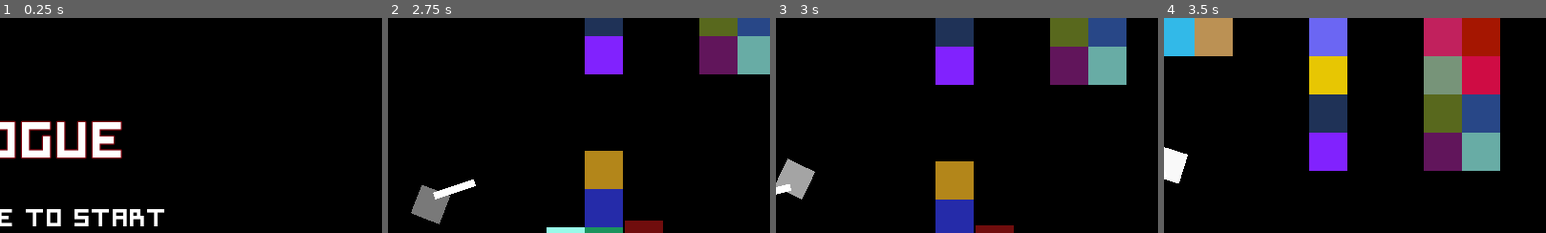
Above: before the commit, frames 1-4 (left to right).
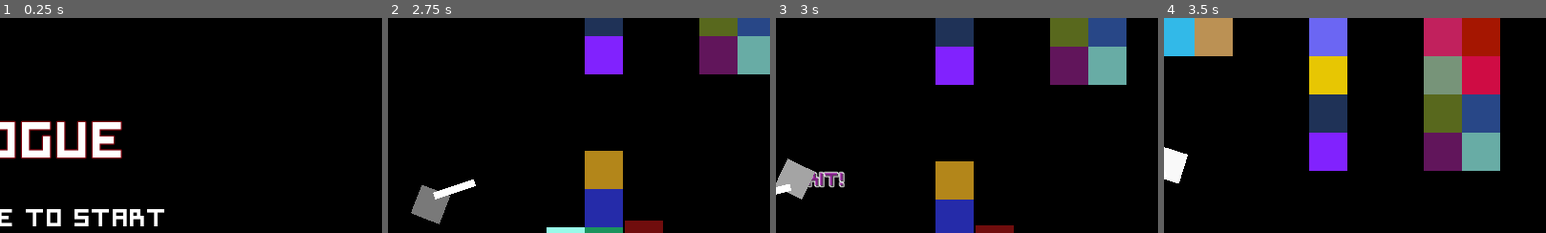
Above: after the commit, the same moments.

Repository: CCGLP/LD49
Game: Godot game, scene res://EndGame/Menu.tscn
Two runs of this game, one before a commit and one after it. Both use one fixed random seed, a clock stepped at 60 frames per second and the inputs below.
Inputs (mouse positions are % of the whole screen's width and height, from its top left):
- Up to frame 1 (0.25 s): no input
- Up to frame 2 (2.75 s): tap Space at 0.5, 1.35 s; move the mouse to (72, 45) at 0.52 s; hold Right (ui_right) 0.53-1.28 s; hold Space 0.53-1.28 s; click (72, 45) at 0.67 s; tap Enter (ui_accept) at 0.77, 1.52 s; move the mouse to (30, 55) at 1.27 s; hold Down (ui_down) 1.28-2.03 s; move the mouse to (60, 28) at 2.02 s; hold Right (ui_right) from 2.03 s (still down); hold Space from 2.03 s (still down)
- Up to frame 3 (3 s): move the mouse to (45, 70) at 2.77 s; release Right (ui_right) at 2.78 s; release Space at 2.78 s; hold Up (ui_up) from 2.78 s (still down); tap Space at 2.85 s; click (45, 70) at 2.92 s
- Up to frame 4 (3.5 s): keep holding Up (ui_up); tap Enter (ui_accept) at 3.02 s
The pictures show only the part of the screen within x 50-100%, y 7-57%; the shares and areas given below are measured in that part.

Frames 1-2 are identical in both runs. In frame 3, 0.6% of the frame differs, in the area x 8-18%, y 71-80%; in frame 4, nothing differs.

Commit message:
CritText added back

Diff:
--- a/Enemy/BasicEnemy.gd
+++ b/Enemy/BasicEnemy.gd
@@ -37,7 +37,7 @@
 		var critText = get_parent().get_node("CritText")
 		critText.rect_position = pos - Vector2(0, 80)
 		var tweenText = critText.get_node("Tween")
-		tweenText.interpolate_property(critText,"modulate", Color(0,0,0,1), Color(0,0,0,0), 0.5)
+		tweenText.interpolate_property(critText,"modulate", Color(1,1,1,1), Color(1,1,1,0), 0.5)
 		tweenText.start()
 		$CritSound.pitch_scale = rand_range(0.9,1.1)
 		$CritSound.play()
--- a/Level/Level.tscn
+++ b/Level/Level.tscn
@@ -53,6 +53,7 @@
 grow_vertical = 0
 custom_fonts/font = SubResource( 2 )
 custom_colors/font_color = Color( 0.631373, 0.054902, 0.662745, 1 )
+custom_colors/font_color_shadow = Color( 0, 0, 0, 1 )
 text = "Crit!"
 __meta__ = {
 "_edit_use_anchors_": false
--- a/Player/Player.tscn
+++ b/Player/Player.tscn
@@ -26,7 +26,8 @@
 speedMin = 225
 speedMax = 400
 knockBackPixelsMin = 10
-critProbMax = 0.3
+critProbMin = 0.99
+critProbMax = 1.0
 healthMax = 7
 health = 5
 unstability_check = 400
